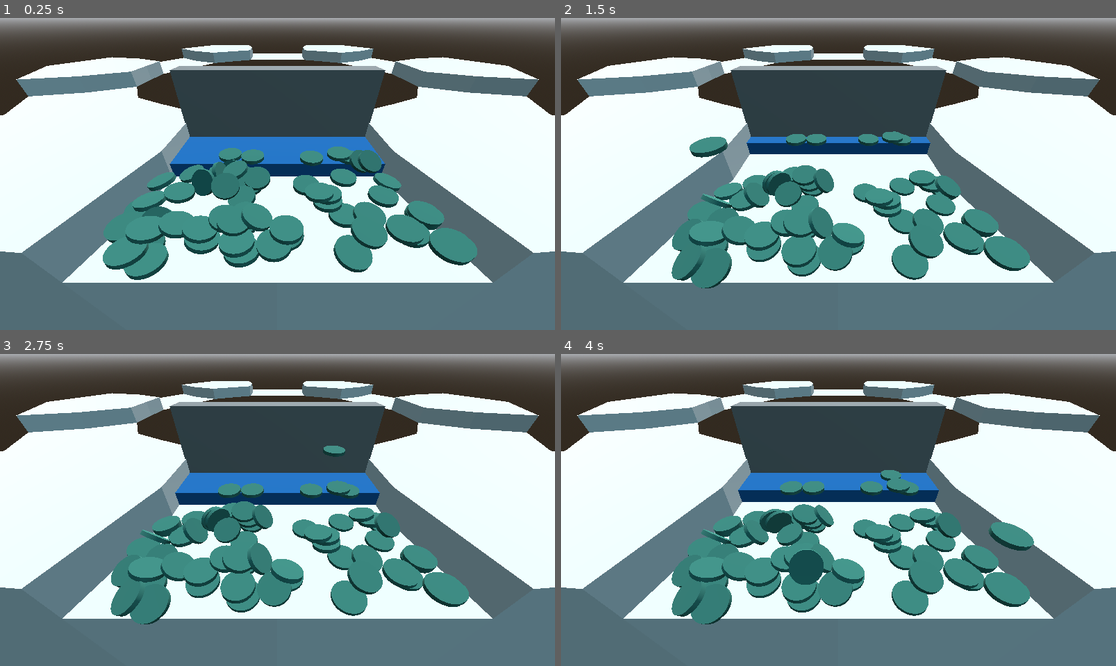
Above: before the commit, frames 1-4 (two rows, left to right).
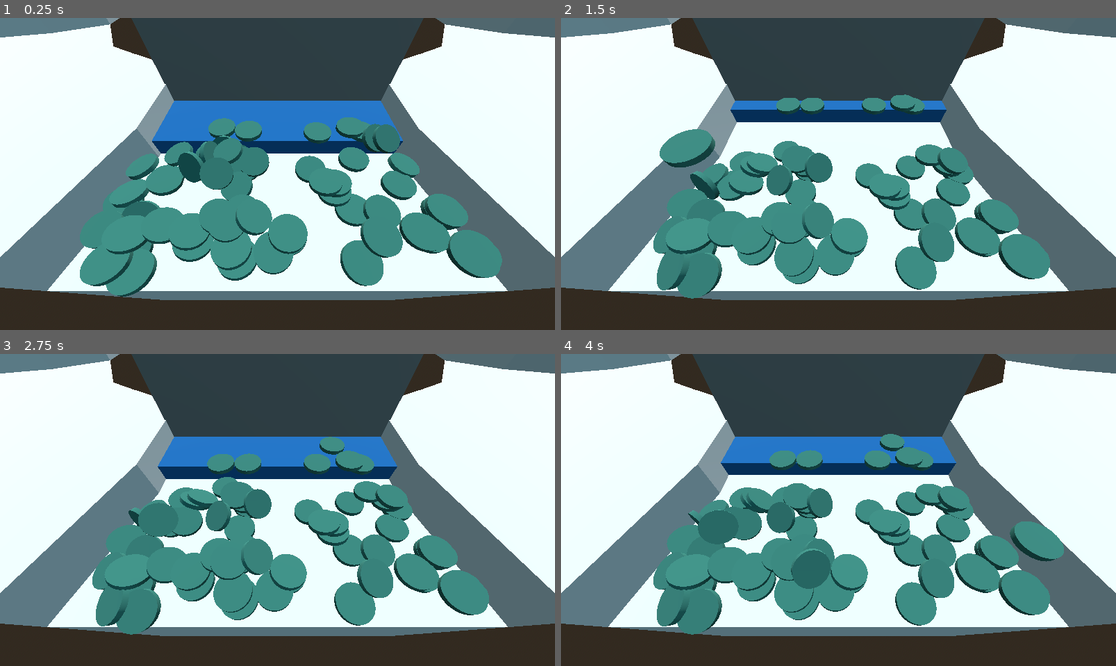
Above: after the commit, the same moments.

Repository: kennethbchen/Coin-Pusher-Game
Game: Godot game, scene res://Game.tscn
Two runs of this game, one before a commit and one after it. Both use one fixed random seed, a clock stepped at 60 frames per second and the inputs below.
Inputs (mouse positions are in pixels of both pictures, inside the frame that each line leads up to):
- Up to frame 1 (0.25 s): no input
- Up to frame 2 (1.5 s): move the mouse to (960, 158) at 0.52 s; press the mouse at (960, 158) at 0.53 s; move the mouse to (727, 189) at 1.27 s; release the mouse at (727, 189) at 1.28 s; click (727, 189) at 1.35 s
- Up to frame 3 (2.75 s): move the mouse to (333, 441) at 2.02 s; press the mouse at (333, 441) at 2.03 s
- Up to frame 4 (4 s): move the mouse to (810, 572) at 2.77 s; release the mouse at (810, 572) at 2.78 s; click (810, 572) at 2.85 s; move the mouse to (1005, 556) at 3.52 s; press the mouse at (1005, 556) at 3.53 s

The runs differ from the first frame. In frame 1, 56% of the frame differs, in the area x 0-100%, y 0-100%; in frame 2, 56%; in frame 3, 56%; in frame 4, 57%.

Commit message:
Modified coin pusher model

Diff:
--- a/Game.tscn
+++ b/Game.tscn
@@ -62,7 +62,8 @@
 [node name="Env" type="Node" parent="."]
 
 [node name="Camera3D" type="Camera3D" parent="Env"]
-transform = Transform3D(-1, 2.96134e-08, -8.22544e-08, -2.63918e-08, 0.794722, 0.606974, 8.33439e-08, 0.606974, -0.794722, -9.53674e-07, 5.56759, -25.1778)
+transform = Transform3D(-1, 2.96134e-08, -8.22543e-08, -4.92284e-08, 0.586782, 0.809745, 7.22447e-08, 0.809745, -0.586782, -9.53674e-07, 5.43284, -22.9952)
+fov = 80.0
 
 [node name="DirectionalLight3D" type="DirectionalLight3D" parent="Env"]
 transform = Transform3D(0.599191, 0.796663, -0.079363, -0.481973, 0.438096, 0.758798, 0.639274, -0.416415, 0.646473, -0.00509369, 8.25412, 0.0035336)
@@ -96,7 +97,7 @@
 metadata/_edit_group_ = true
 
 [node name="CollisionShape3D" type="CollisionShape3D" parent="Table/Colliders/Floor"]
-transform = Transform3D(1, 0, 0, 0, 1, 0, 0, 0, 1, 0, -2.86243, 0)
+transform = Transform3D(1, 0, 0, 0, 1, 0, 0, 0, 1, 0, -2.82515, 0)
 shape = SubResource("BoxShape3D_gwtrq")
 
 [node name="Left" type="StaticBody3D" parent="Table/Colliders"]
Binary file changed: Models/CoinPusher/CoinPusher.bin
Not shown, changed: Models/CoinPusher/CoinPusher.gltf
